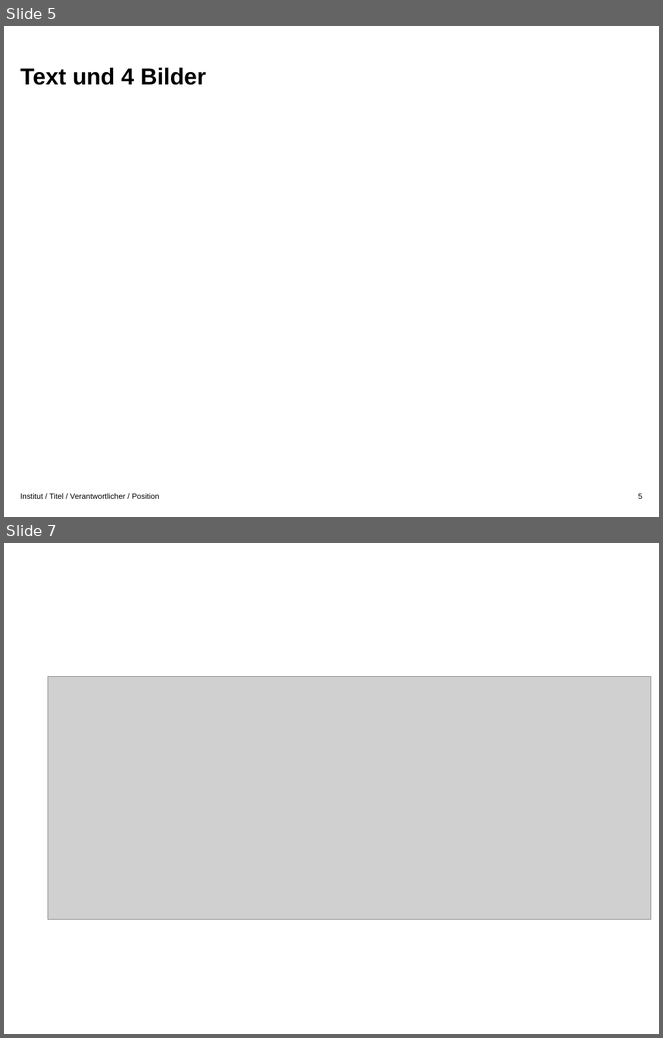
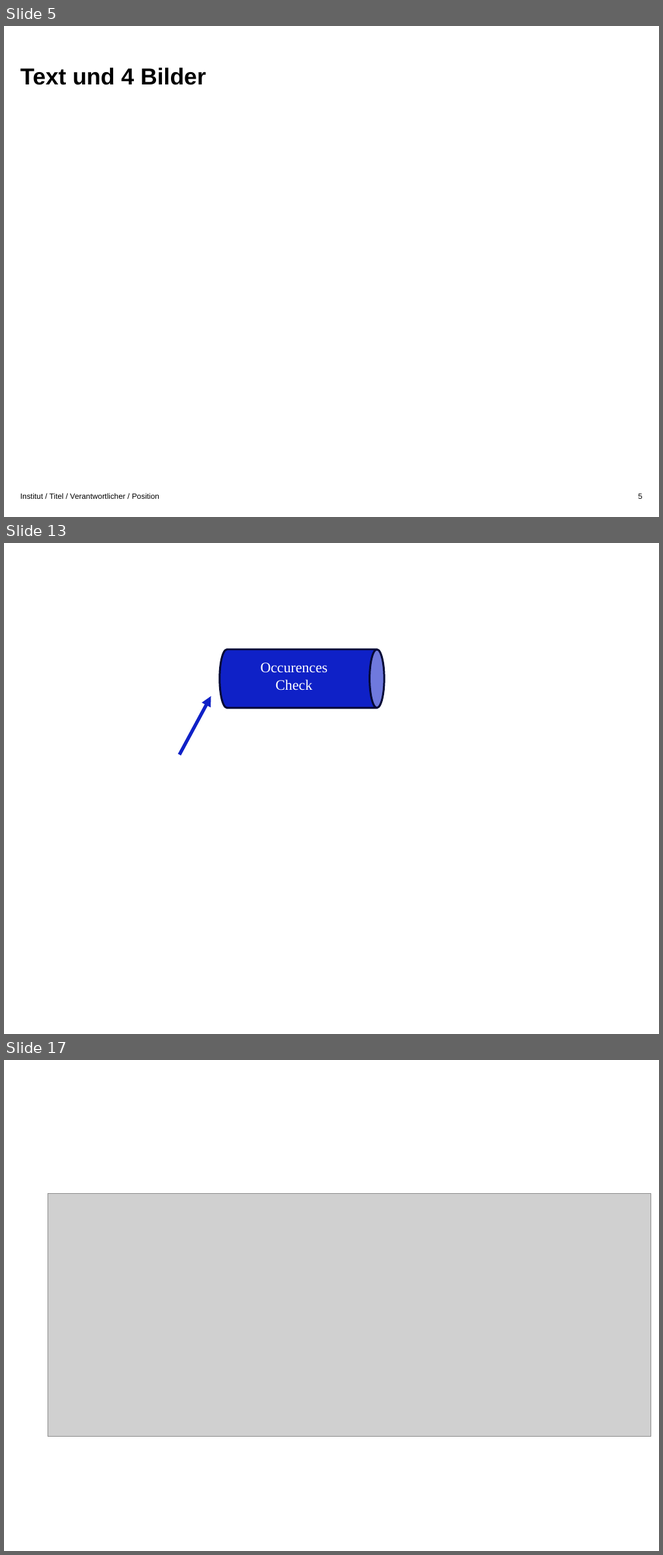
Before and after one commit to gsindlinger/IDSTA-Text-Miners, a slide deck: graphics.pptx. Shown one above the other, each under a label of ours: slides 5 and 7 before the commit, slides 5, 13 and 17 after it; the slides between them are not shown. The pictures are 663x1038 and 663x1555 pixels, drawn with LibreOffice and Linux fonts; fonts in the diff are those of the drawing; grey boxes stand for pictures; background and template pictures are left out. Boxes give left, top, right and bottom in pixels: in the first picture for what was removed or moved away, otherwise in the second. Text is boxed around its words. In the diff, an @@ line names an element or a change of style, - is before the commit and + after.

```diff
--- a/graphics.pptx
+++ b/graphics.pptx
@@ slide 13 added at [4,543,659,1034], background #FFFFFF @@
@@ cylinder added at [220,650,384,707], fill #0F21C7, outline #040936 2 pt @@
@@ text added at [261,663,328,691], 15 pt, text #FFFFFF @@
+Occurences Check
@@ arrow added from (180, 754) to (211, 696), #0F21C7 3.5 pt @@
@@ what was slide 7 is now slide 17 @@
```
Also in this commit, not shown: 2 slides changed, 9 other slides added.
